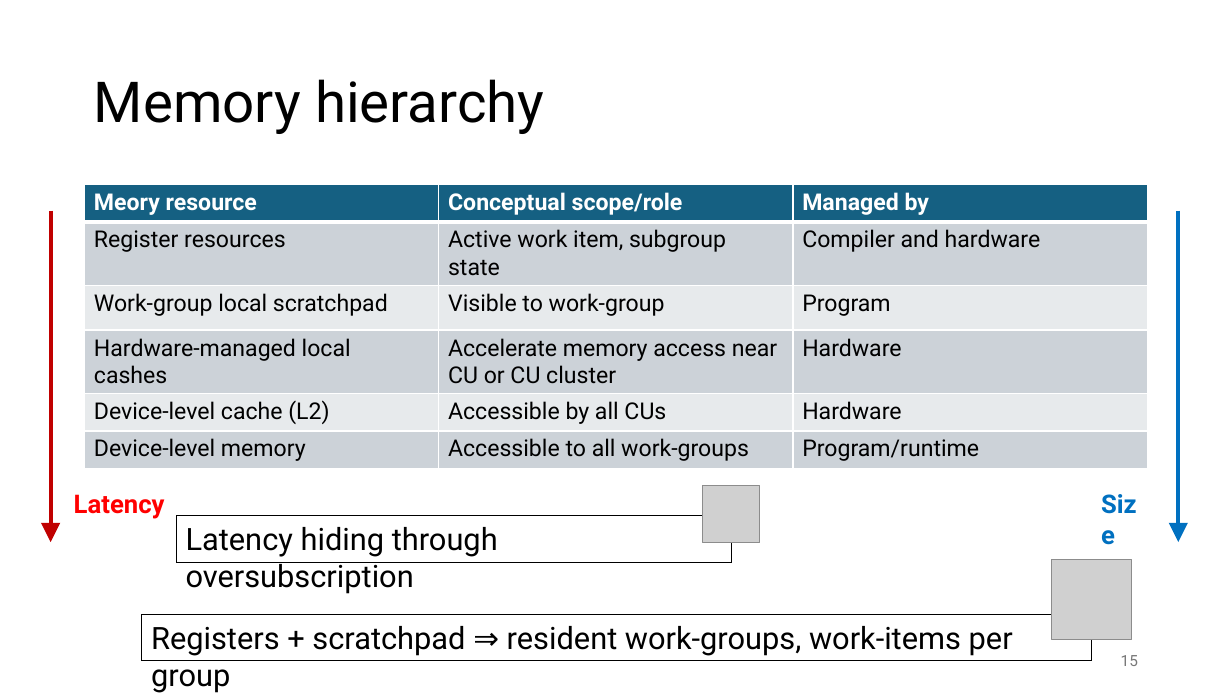
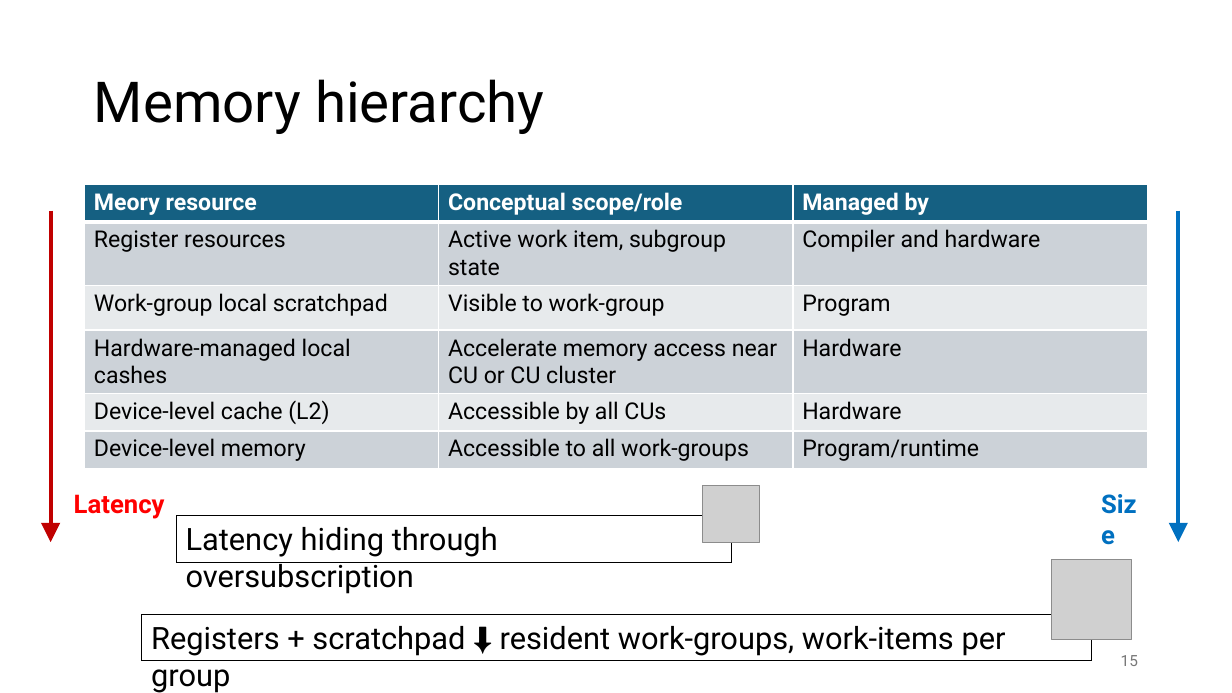
Before and after one commit to gjbex/GPU-programming, a slide deck: slide 15 of gpu_programming.pptx. Drawn at 1232x693 pixels with LibreOffice and Linux fonts; fonts in the diff are those of the drawing; grey boxes stand for pictures. Boxes give left, top, right and bottom in pixels: in the first picture for what was removed or moved away, otherwise in the second. Text is boxed around its words. In the diff, an @@ line names an element or a change of style, - is before the commit and + after.

```diff
--- a/gpu_programming.pptx
+++ b/gpu_programming.pptx
@@ text in rectangle at (x1=151, y1=626, x2=1006, y2=693): text changed @@
-Registers + scratchpad ⇒ resident work-groups, work-items per group
+Registers + scratchpad ⬇ resident work-groups, work-items per group
```
Also in this commit, not shown: 23 other slides changed, 5 slides added.
